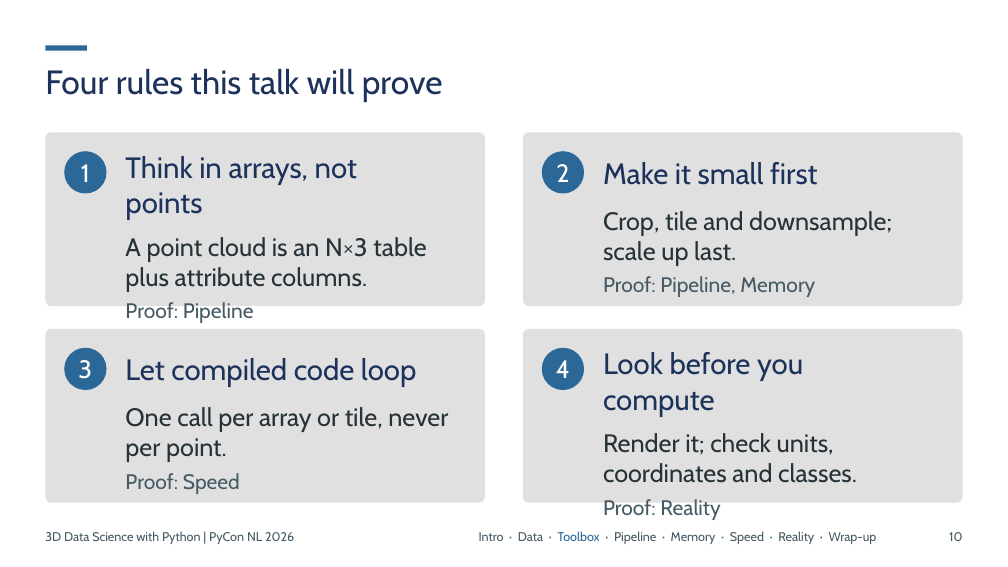
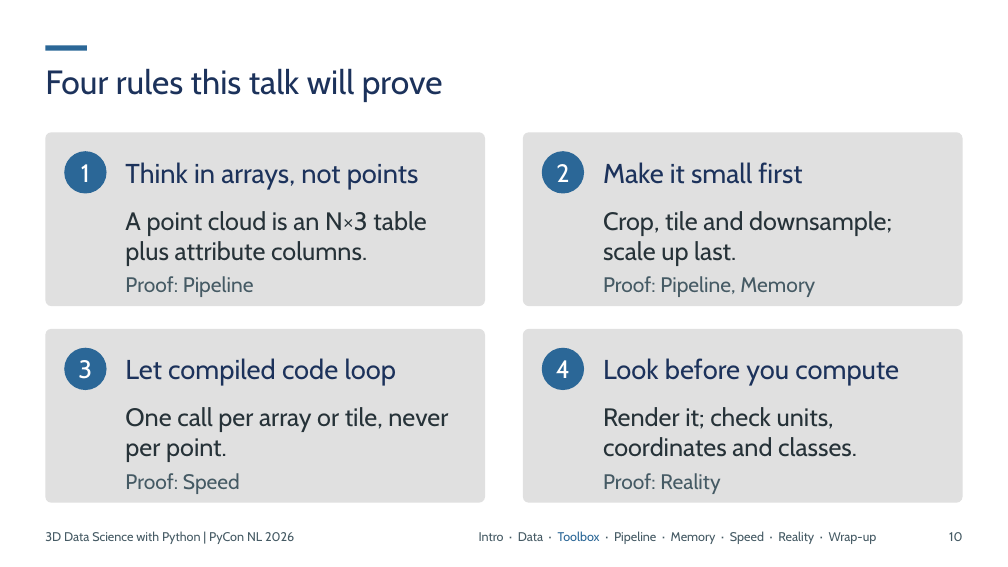
Before and after one commit to Sloppy1999/pycon-nl-2026-3d-data-science, a slide deck: slide 10 of deck/out/20261015_PyCon-NL_3D-Data-Science.pptx. Drawn at 1008x567 pixels with LibreOffice and Linux fonts; fonts in the diff are those of the drawing. Boxes give left, top, right and bottom in pixels: in the first picture for what was removed or moved away, otherwise in the second. Text is boxed around its words. In the diff, an @@ line names an element or a change of style, - is before the commit and + after.

```diff
--- a/deck/out/20261015_PyCon-NL_3D-Data-Science.pptx
+++ b/deck/out/20261015_PyCon-NL_3D-Data-Science.pptx
@@ text at [125,162,419,189]: text changed; size 28 to 26 pt @@
-Think in arrays, not
-points
+Think in arrays, not points
@@ text "Make it small first" at [603,162,802,184]: size 28 to 26 pt @@
@@ text "A point cloud is an ...": place and size @@
-text "A point cloud is an ..." at [125,237,426,323]
+text "A point cloud is an ..." at [125,211,426,297]
@@ text "Let compiled code loop" at [125,358,397,385]: size 28 to 26 pt @@
@@ text at [603,358,899,385]: text changed; size 28 to 26 pt @@
-Look before you
-compute
+Look before you compute
@@ text "Render it; check units, coordinates ...": place and size @@
-text "Render it; check units, coordinates ..." at [603,433,857,520]
+text "Render it; check units, coordinates ..." at [603,407,857,494]
```
Also in this commit, not shown: 1 other slide changed, 3 other files.
